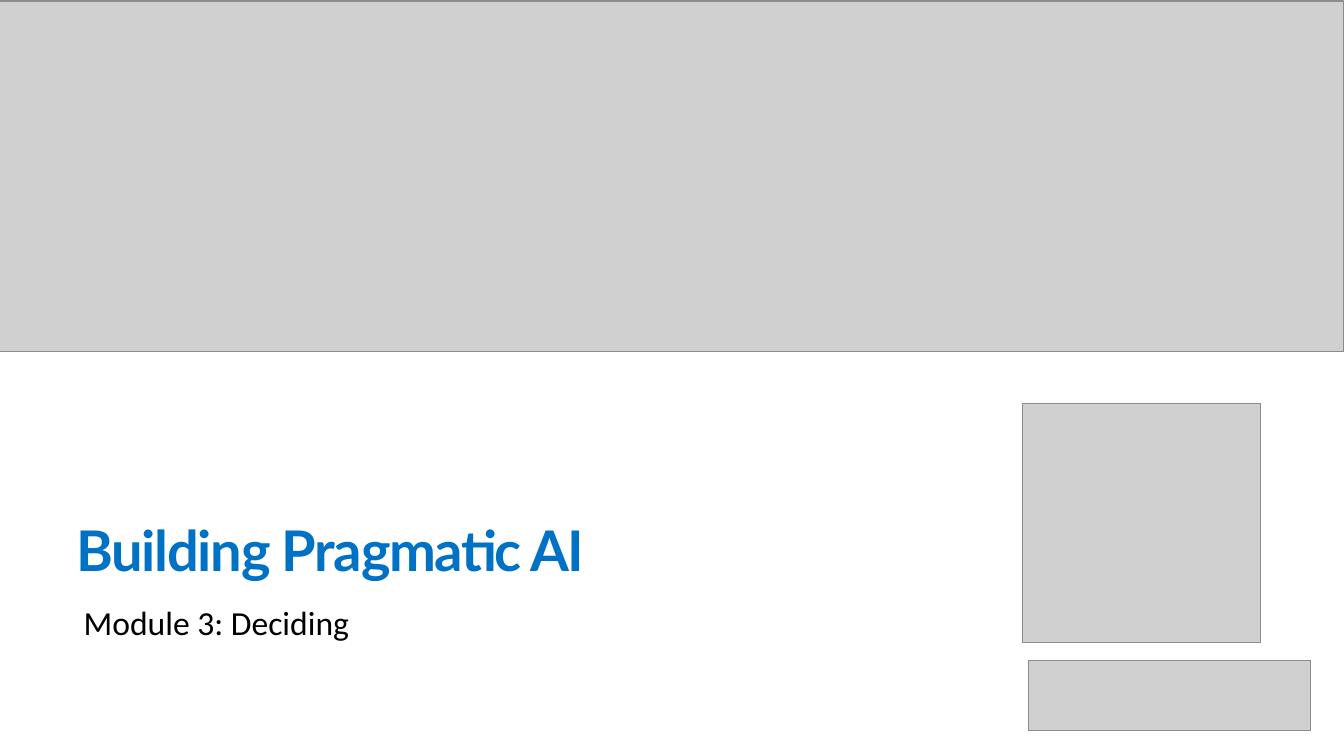
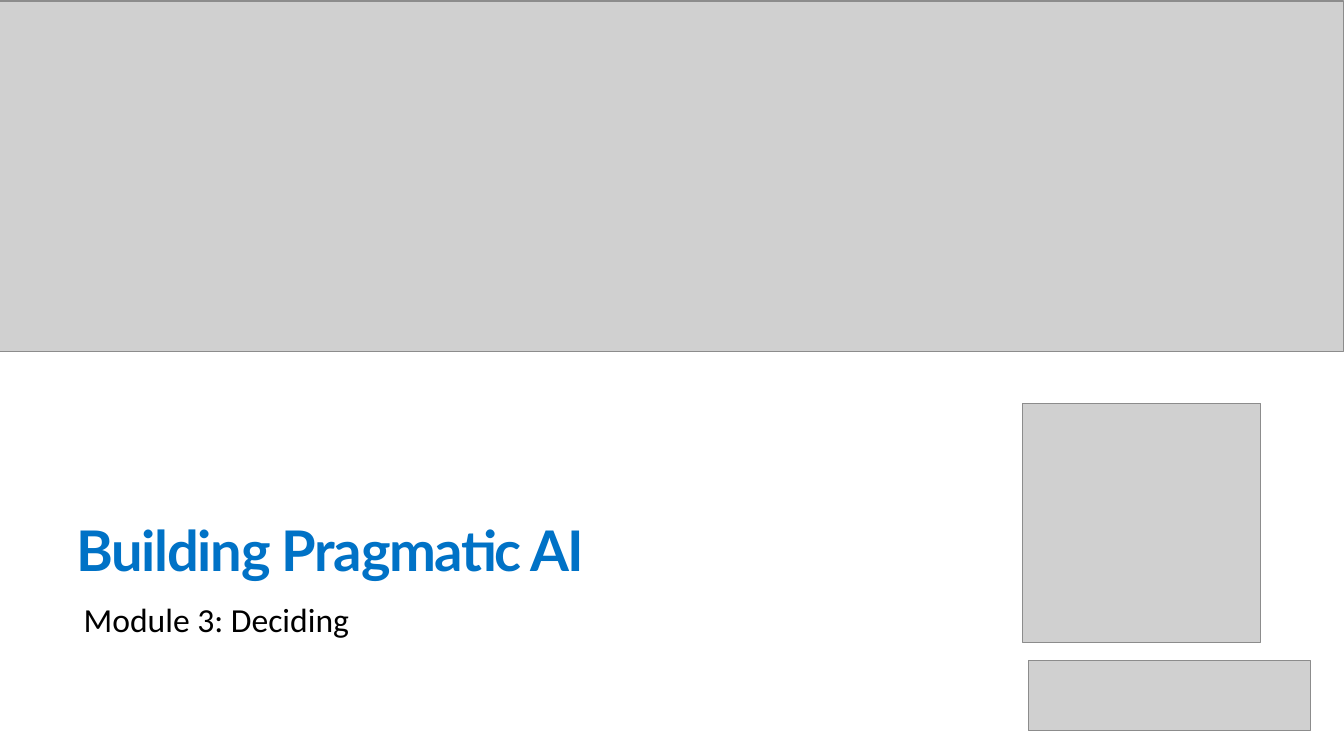
Before and after one commit to trailheadtechnology/10-ai-features-workshop, a slide deck: slide 1 of docs/slides/pptx/M3-deciding.pptx. Drawn at 1344x756 pixels with LibreOffice and Linux fonts; fonts in the diff are those of the drawing; grey boxes stand for pictures. Boxes give left, top, right and bottom in pixels: in the first picture for what was removed or moved away, otherwise in the second. Text is boxed around its words. In the diff, an @@ line names an element or a change of style, - is before the commit and + after.

```diff
--- a/docs/slides/pptx/M3-deciding.pptx
+++ b/docs/slides/pptx/M3-deciding.pptx
@@ text "Module 3: Deciding" at (84,608,349,638): line spacing 0.85 to 0.75 @@
```
Also in this commit, not shown: 2 other slides changed, 1 other file.
